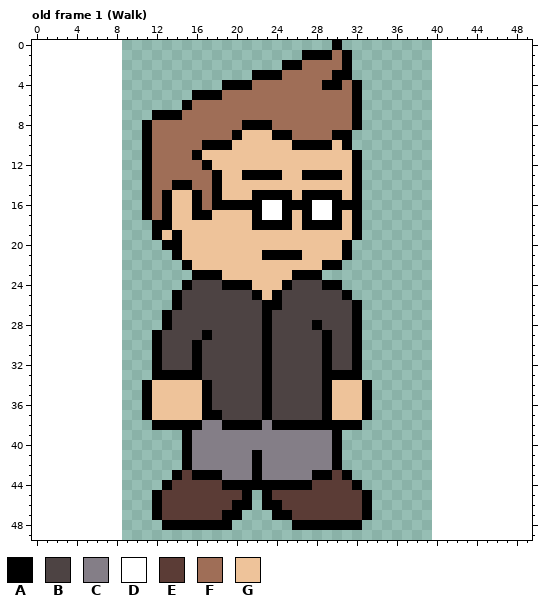
Pixel-art file -- graphics/characters/David.aseprite. The first picture shows the starting point.
31x50 pixels, 8 frames. Shown: old frame 1 (Walk). The old version is drawn lined up with the new one, on the new canvas. The commit also changed other frames, which this record leaves out.
Palette (. is transparent): A #000000  B #4d4343  C #847e87  D #ffffff  E #5b3c36  F #9f6e57  G #eec39a
Pixels before, old frame 1 (Walk) (only the part around the change), first column x 0:
14 ...........AFFAAFFAGGGGGGGGGGGGGA.................
15 ...........AFAGGAFAGGGAAAAGAAAAGA.................
16 ...........AFAGGAFAAAAADDAAADDAAA.................
17 ...........AFAGGAAGGGGADDAGADDAGA.................
18 ............AAGGGGGGGGAAAAGAAAAGA.................
19 ............AGAGGGGGGGGGGGGGGGGGA.................
20 .............AAGGGGGGGGGGGGGGGGA..................
21 ..............AGGGGGGGGAAAAGGGGA..................
22 ...............AGGGGGGGGGGGGGAA...................
23 ................AAAGGGGGGGAAA.....................
24 ...............ABBBAAAGGGABBBAA...................
25 ..............ABBBBBBBAGABBBBBBA..................
26 ..............ABBBBBBBBAABBBBBBBA.................
27 .............ABBBBBBBBBABBBBBBBBA.................
28 .............ABBBBBBBBBABBBBABBBA.................
29 ............ABBBBABBBBBABBBBBABBA.................
30 ............ABBBABBBBBBABBBBBABBA.................
31 ............ABBBABBBBBBABBBBBABBA.................
32 ............ABBBABBBBBBABBBBBABBA.................
33 ............AAAAABBBBBBABBBBBAAAA.................
34 ...........AGGGGGABBBBBABBBBBAGGGA................
35 ...........AGGGGGABBBBBABBBBBAGGGA................
36 ...........AGGGGGABBBBBABBBBBAGGGA................
37 ...........AGGGGGAABBBBABBBBBAGGGA................
38 ............AAAAACCAAAACAAAAAAAAA.................
39 ...............ACCCCCCCCCCCCCCA...................
40 ...............ACCCCCCCCCCCCCCA...................
41 ...............ACCCCCCACCCCCCCA...................
42 ...............ACCCCCCACCCCCCCA...................
43 ..............AEAAACCCACCCCCAAEA..................
44 .............AEEEEEAAAAAAAAAEEEEA.................
After the commit:
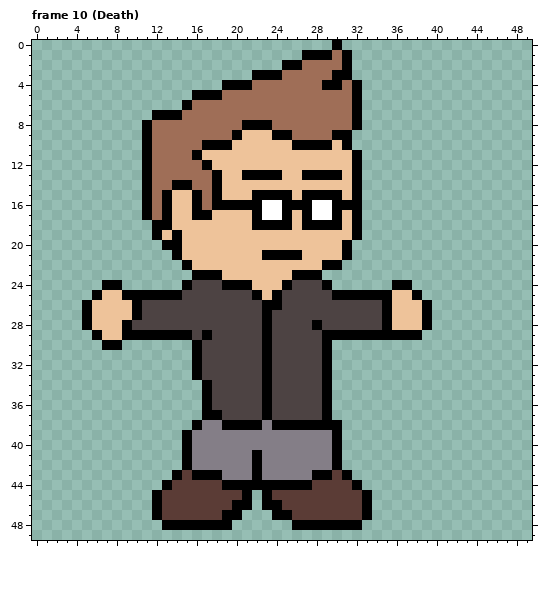
A new or re-ordered frame is compared with the old frame closest to it.
Author's note on the commit: added death and damage animation didn't create spritesheet yet tho
Change:
canvas 31x50 -> 50x50, the old top-left corner now at 9,0
frames 8 -> 26
Frame 10 (Death) is new; against old frame 1 (Walk):
y 24: x 7..8 .. -> AA; x 30 A -> .; x 36..37 .. -> AA
y 25: x 6..13 ........ -> AGGAAAAA; x 30 B -> A; x 32..38 ....... -> AAAAGGA
y 26: x 5..14 .........A -> AGGGGABBBB; x 32..39 A....... -> BBBAGGGA
y 27: x 5..13 ........A -> AGGGGABBB; x 32..39 A....... -> BBBAGGGA
y 28: x 5..13 ........A -> AGGGABBBB; x 32..39 A....... -> BBBAGGGA
y 29: x 6..11 ...... -> AGGAAA; x 13..15 BBB -> AAA; x 30..31 BB -> AA; x 33..38 ...... -> AAAAAA
y 30: x 7..8 .. -> AA; x 12..15 ABBB -> ....; x 30..32 BBA -> ...
y 31..32: x 12..15 ABBB -> ....; x 30..32 BBA -> ...
y 33: x 12..15 AAAA -> ....; x 30..32 AAA -> ...
y 34..37: x 11..16 AGGGGG -> ......; x 30..33 GGGA -> ....
y 38: x 12..15 AAAA -> ....; x 31..32 AA -> ..
Boxes around the changes in both pictures, in picture pixels (x1, y1, x2, y2):
changed: (82, 280, 202, 430)
changed: (332, 280, 432, 430)
